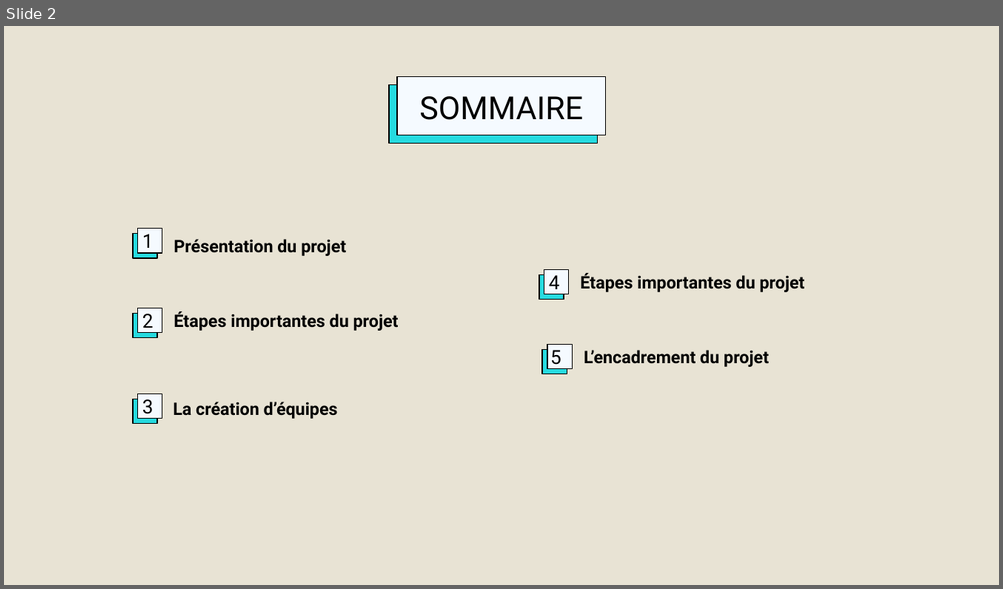
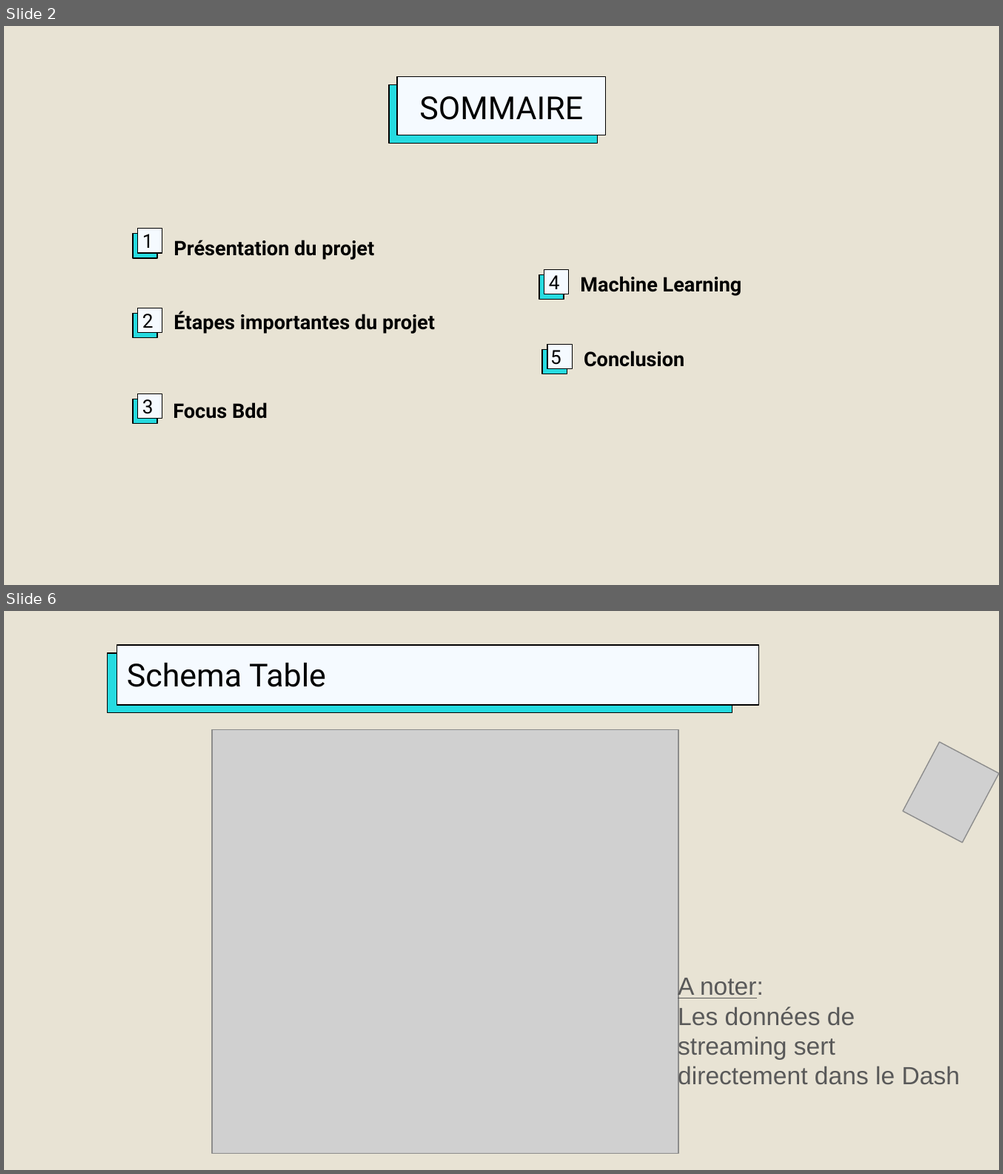
Before and after one commit to DataScientest-Studio/CDE-NOV23-OPA, a slide deck: docs/Projet OPA - CryptoBot avec Binance.odp. Shown one above the other, each under a label of ours: slide 2 before the commit, slides 2 and 6 after it; the slides between them are not shown. The pictures are 1003x589 and 1003x1174 pixels, drawn with LibreOffice and Linux fonts; fonts in the diff are those of the drawing; grey boxes stand for pictures; background and template pictures are left out. Boxes give left, top, right and bottom in pixels: in the first picture for what was removed or moved away, otherwise in the second. Text is boxed around its words. In the diff, an @@ line names an element or a change of style, - is before the commit and + after.

```diff
--- a/docs/Projet OPA - CryptoBot avec Binance.odp
+++ b/docs/Projet OPA - CryptoBot avec Binance.odp
@@ slide 6 added at [4, 611, 999, 1170], background #E8E3D4 @@
@@ rectangle added at [108, 652, 732, 712], fill #26DBE0, outline #000000 0.74 pt @@
@@ title added at [116, 645, 758, 704], fill #F5FAFF, outline #000000 0.74 pt, 23 pt, text #000000 @@
+Schema Table
@@ picture added at [212, 729, 678, 1153] @@
@@ picture added at [902, 742, 999, 843] @@
@@ text added at [677, 975, 959, 1089], 18 pt, text #595959 @@
+A noter:
+Les données de streaming sert directement dans le Dash
@@ slide 2 changed as well @@
@@ text "Présentation du projet" at [173, 240, 374, 260]: size 12.5 to 14.5 pt @@
@@ text at [580, 276, 742, 296]: text changed; size 12.5 to 14.5 pt @@
-Étapes importantes du projet
+Machine Learning
@@ text "Étapes importantes du projet" at [173, 312, 435, 334]: size 12.5 to 14.5 pt @@
@@ text at [583, 351, 684, 367]: text changed; size 12.5 to 14.5 pt @@
-L’encadrement du projet
+Conclusion
@@ text at [173, 403, 267, 419]: text changed; size 12.5 to 14.5 pt @@
-La création d’équipes
+Focus Bdd
```
Also in this commit, not shown: 9 other slides changed, 9 other slides added, 5 slides removed, 4 other files.
